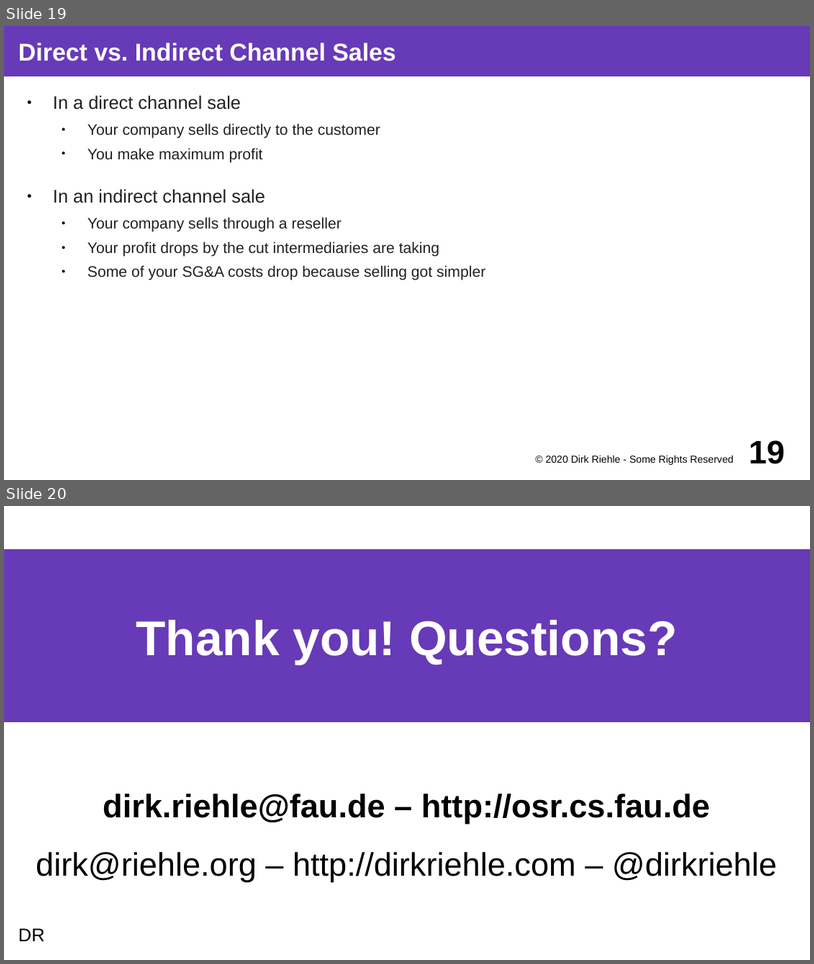
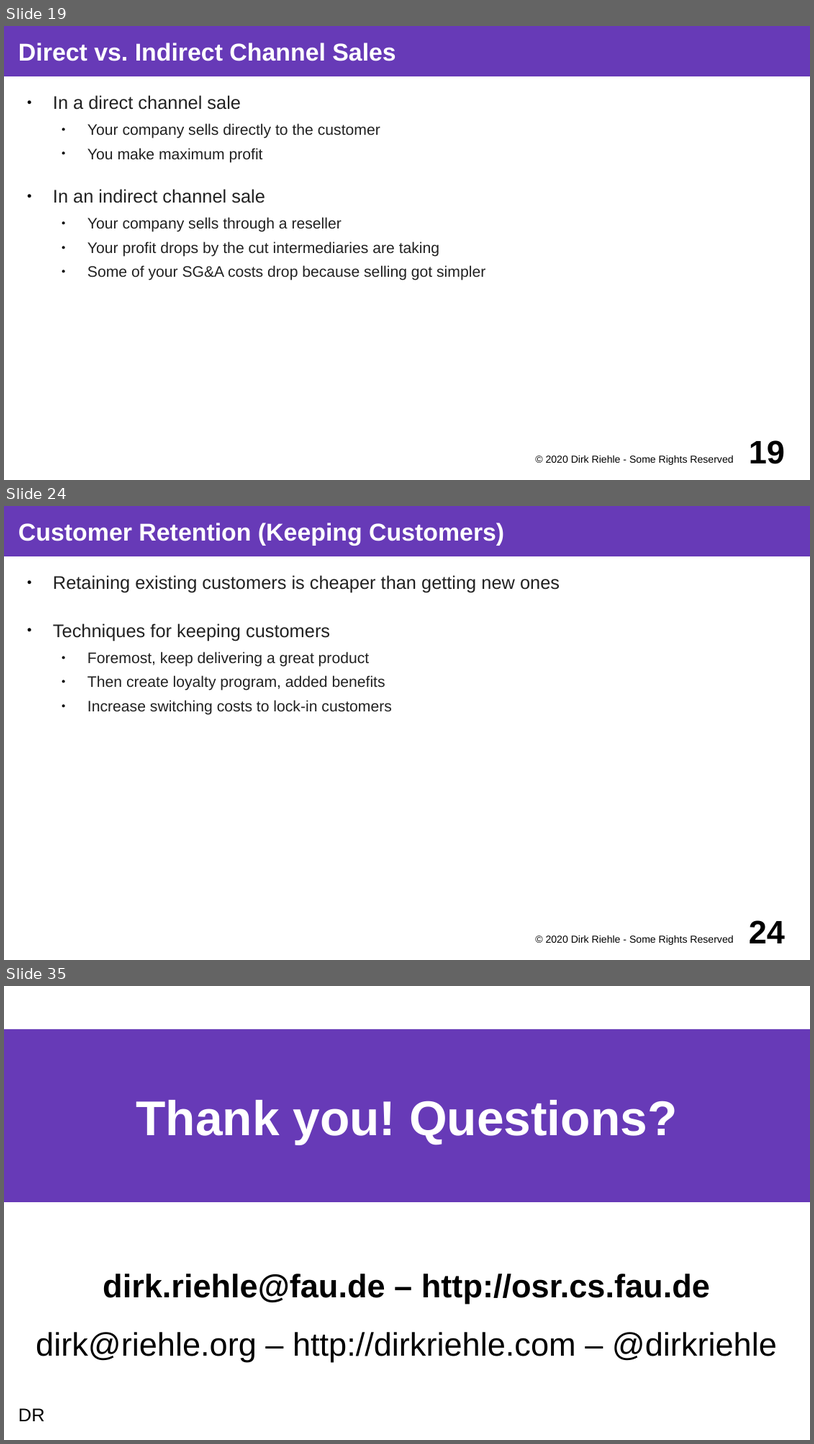
Before and after one commit to dirkriehle/coss-course, a slide deck: Lecture slides/COSS B04 - Business Models.odp. Shown one above the other, each under a label of ours: slides 19 and 20 before the commit, slides 19, 24 and 35 after it; the slides between them are not shown. The pictures are 814x964 and 814x1444 pixels, drawn with LibreOffice and Linux fonts; fonts in the diff are those of the drawing. Boxes give left, top, right and bottom in pixels: in the first picture for what was removed or moved away, otherwise in the second. Text is boxed around its words. In the diff, an @@ line names an element or a change of style, - is before the commit and + after.

```diff
--- a/Lecture slides/COSS B04 - Business Models.odp
+++ b/Lecture slides/COSS B04 - Business Models.odp
@@ slide 24 added at box(4, 506, 810, 960), background #FFFFFF @@
@@ title added at box(4, 506, 810, 556), fill #673AB7, 24 pt, text #FFFFFF, bold @@
+Customer Retention (Keeping Customers)
@@ text added at box(53, 575, 560, 715), 15 pt, text #212121 @@
+● Retaining existing customers is cheaper than getting new ones
+● Techniques for keeping customers
+  ● Foremost, keep delivering a great product
+  ● Then create loyalty program, added benefits
+  ● Increase switching costs to lock-in customers
@@ text added at box(546, 934, 733, 944), 10 pt, text #000000 @@
+© 2020 Dirk Riehle - Some Rights Reserved
@@ page number added at box(749, 920, 785, 943), 32 pt, text #000000, bold @@
+24
@@ what was slide 20 is now slide 35 @@
```
Also in this commit, not shown: 14 other slides added, 1 other file.
